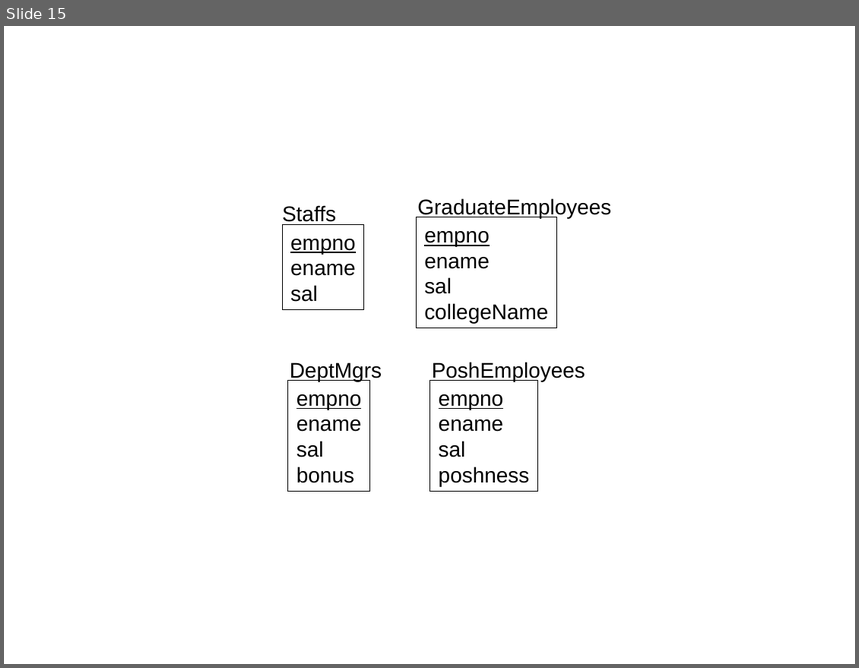
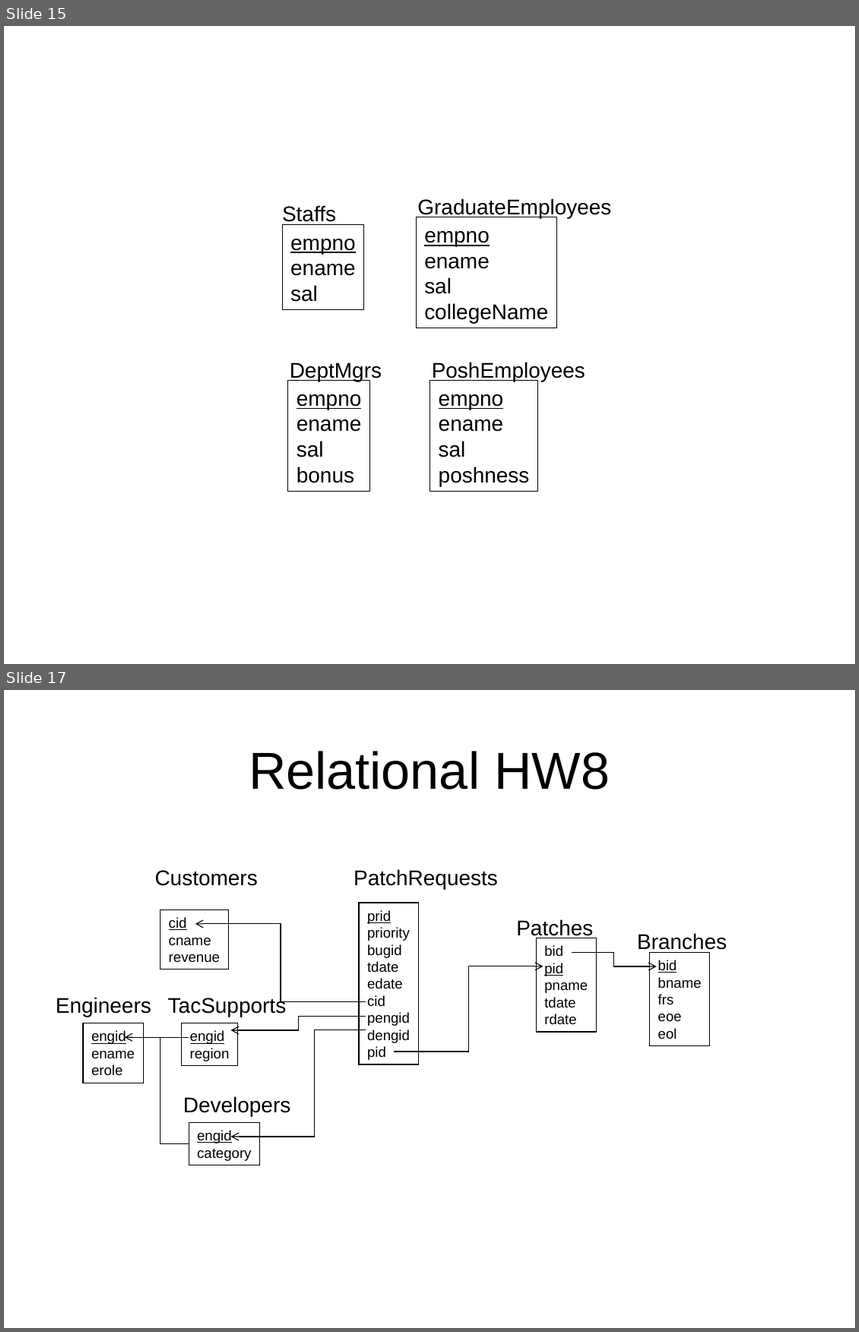
Before and after one commit to kimcharli/src-pe-tools, a slide deck: classes/CS579/dbclass/Project.ppt. Shown one above the other, each under a label of ours: slide 15 before the commit, slides 15 and 17 after it; the slides between them are not shown. The pictures are 859x668 and 859x1332 pixels, drawn with LibreOffice and Linux fonts; fonts in the diff are those of the drawing. Boxes give left, top, right and bottom in pixels: in the first picture for what was removed or moved away, otherwise in the second. Text is boxed around its words. In the diff, an @@ line names an element or a change of style, - is before the commit and + after.

```diff
--- a/classes/CS579/dbclass/Project.ppt
+++ b/classes/CS579/dbclass/Project.ppt
@@ slide 17 added at (4,690,855,1328), background #FFFFFF @@
@@ title added at (249,751,610,790), 44 pt, text #000000 @@
+Relational HW8
@@ text added at (155,870,258,886), 18 pt, text #000000 @@
+Customers
@@ text added at (354,869,498,889), 18 pt, text #000000 @@
+PatchRequests
@@ rectangle added at (161,910,229,969), outline #000000 0.74 pt, 12 pt, text #000000 @@
+cid
+cname
+revenue
@@ rectangle added at (359,903,418,1065), outline #000000 0.74 pt, 12 pt, text #000000 @@
+prid
+priority
+bugid
+tdate
+edate
+cid
+pengid
+dengid
+pid
@@ elbow arrow added from (366, 1002) to (196, 924), #000000 0.74 pt @@
@@ text added at (516,920,593,939), 18 pt, text #000000 @@
+Patches
@@ rectangle added at (536,939,597,1032), outline #000000 0.74 pt, 12 pt, text #000000 @@
+bid
+pid
+pname
+tdate
+rdate
@@ text added at (637,933,727,953), 18 pt, text #000000 @@
+Branches
@@ elbow arrow added from (572, 952) to (657, 967), #000000 0.74 pt @@
@@ rectangle added at (650,952,711,1046), outline #000000 0.74 pt, 12 pt, text #000000 @@
+bid
+bname
+frs
+eoe
+eol
@@ elbow arrow added from (394, 1052) to (543, 967), #000000 0.74 pt @@
@@ text added at (56,997,151,1017), 18 pt, text #000000 @@
+Engineers
@@ text added at (168,996,287,1017), 18 pt, text #000000 @@
+TacSupports
@@ rectangle added at (83,1024,144,1083), outline #000000 0.74 pt, 12 pt, text #000000 @@
+engid
+ename
+erole
@@ rectangle added at (182,1024,238,1066), outline #000000 0.74 pt, 12 pt, text #000000 @@
+engid
+region
@@ elbow arrow added from (366, 1016) to (231, 1030), #000000 0.74 pt @@
@@ elbow arrow added from (366, 1030) to (231, 1137), #000000 0.74 pt @@
@@ elbow arrow added from (189, 1038) to (125, 1037), #000000 0.74 pt @@
@@ elbow line added from (189, 1144) to (160, 1037), #000000 0.74 pt @@
@@ text added at (183,1097,291,1116), 18 pt, text #000000 @@
+Developers
@@ rectangle added at (189,1122,260,1165), outline #000000 0.74 pt, 12 pt, text #000000 @@
+engid
+category
```
Also in this commit, not shown: 1 slide changed, 2 other slides added, 2 other files.
